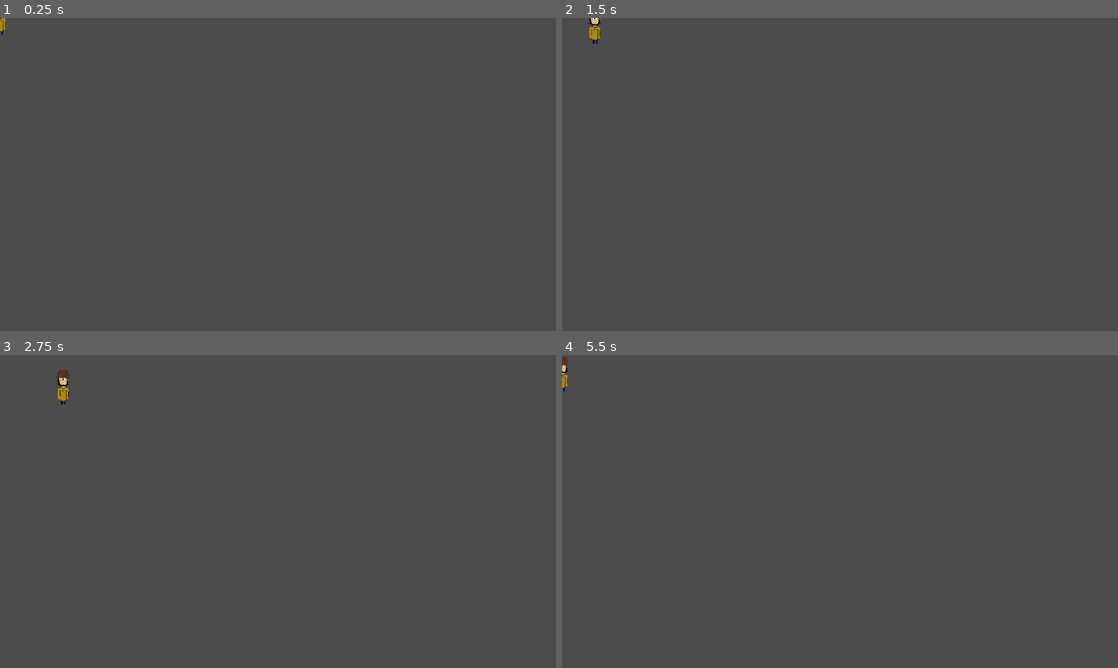
Above: before the commit, frames 1-4 (two rows, left to right).
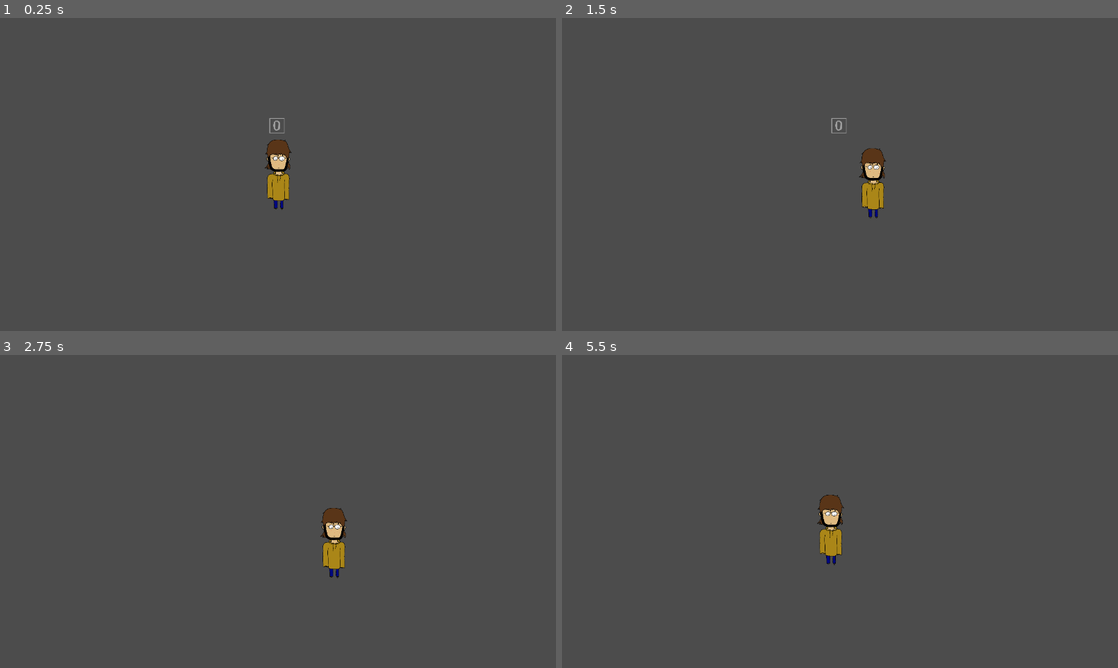
Above: after the commit, the same moments.

Repository: CeylenGames/5thAlakajam
Game: Godot game, scene res://World.tscn
Two runs of this game, one before a commit and one after it. Both use one fixed random seed, a clock stepped at 60 frames per second and the inputs below.
Inputs:
- Up to frame 1 (0.25 s): no input
- Up to frame 2 (1.5 s): tap Enter at 0.5 s; hold Right (ui_right) 0.53-1.28 s; tap Keypad 0 (combo_0) at 0.6 s; tap Keypad 1 (combo_1) at 0.8, 1.35 s; hold Down (ui_down) from 1.28 s (still down)
- Up to frame 3 (2.75 s): tap Keypad 0 (combo_0) at 1.55, 2.1 s; release Down (ui_down) at 2.03 s; hold Right (ui_right) from 2.03 s (still down); tap Keypad 1 (combo_1) at 2.3 s
- Up to frame 4 (5.5 s): release Right (ui_right) at 2.78 s; hold Up (ui_up) 2.78-3.53 s; tap Keypad 1 (combo_1) at 2.85, 3.8, 4.35, 5.3 s; tap Keypad 0 (combo_0) at 3.05, 3.6, 4.55, 5.1 s; hold Left (ui_left) 3.53-5.03 s; hold Down (ui_down) from 5.03 s (still down)

The runs differ from the first frame. In frame 1, 0.8% of the frame differs, in the area x 0-53%, y 0-62%; in frame 2, 0.9%; in frame 3, 0.9%, in the area x 10-63%, y 4-72%; in frame 4, 0.9%.
Error before the commit: Invalid get index '0' (on base: 'Nil'). (res://Scripts/Combo.gd:39)

Commit message:
combo finished

Diff:
--- /dev/null
+++ b/Prefabs/Combo.tscn
@@ -0,0 +1,40 @@
+[gd_scene load_steps=4 format=2]
+
+[ext_resource path="res://Scripts/Combo.gd" type="Script" id=1]
+[ext_resource path="res://images/0.png" type="Texture" id=2]
+[ext_resource path="res://images/1.png" type="Texture" id=3]
+
+[node name="Combo" type="Node"]
+
+script = ExtResource( 1 )
+Button0 = ExtResource( 2 )
+Button1 = ExtResource( 3 )
+combo = PoolIntArray( 0, 1, 0 )
+
+[node name="Timer" type="Timer" parent="." index="0"]
+
+process_mode = 1
+wait_time = 1.0
+one_shot = true
+autostart = false
+
+[node name="TextureRect" type="TextureRect" parent="." index="1"]
+
+anchor_left = 0.0
+anchor_top = 0.0
+anchor_right = 0.0
+anchor_bottom = 0.0
+margin_left = -20.0
+margin_top = -130.0
+margin_right = 334.0
+margin_bottom = 224.0
+rect_scale = Vector2( 0.1, 0.1 )
+rect_pivot_offset = Vector2( 0, 0 )
+rect_clip_content = false
+mouse_filter = 1
+mouse_default_cursor_shape = 0
+size_flags_horizontal = 1
+size_flags_vertical = 1
+texture = ExtResource( 2 )
+stretch_mode = 0
+_sections_unfolded = [ "Hint", "Rect", "Visibility" ]
--- a/Prefabs/Player.tscn
+++ b/Prefabs/Player.tscn
@@ -1,10 +1,25 @@
-[gd_scene load_steps=7 format=2]
+[gd_scene load_steps=9 format=2]
 
 [ext_resource path="res://Scripts/Player.gd" type="Script" id=1]
-[ext_resource path="res://images/perso.png" type="Texture" id=2]
-[ext_resource path="res://Scripts/Combo.gd" type="Script" id=3]
-[ext_resource path="res://images/0.png" type="Texture" id=4]
-[ext_resource path="res://images/1.png" type="Texture" id=5]
+[ext_resource path="res://images/dos.png" type="Texture" id=2]
+[ext_resource path="res://images/perso.png" type="Texture" id=3]
+[ext_resource path="res://Scripts/Combo.gd" type="Script" id=4]
+[ext_resource path="res://images/0.png" type="Texture" id=5]
+[ext_resource path="res://images/1.png" type="Texture" id=6]
+
+[sub_resource type="SpriteFrames" id=2]
+
+animations = [ {
+"frames": [ ExtResource( 2 ) ],
+"loop": true,
+"name": "Dos",
+"speed": 1.0
+}, {
+"frames": [ ExtResource( 3 ) ],
+"loop": true,
+"name": "Face",
+"speed": 1.0
+} ]
 
 [sub_resource type="CapsuleShape2D" id=1]
 
@@ -12,7 +27,7 @@
 radius = 10.0
 height = 60.0
 
-[node name="Player" type="KinematicBody2D"]
+[node name="Player" type="KinematicBody2D" index="0"]
 
 input_pickable = false
 collision_layer = 1
@@ -21,25 +36,26 @@
 script = ExtResource( 1 )
 Speed = 100
 
-[node name="Sprite" type="Sprite" parent="." index="0"]
+[node name="AnimatedSprite" type="AnimatedSprite" parent="." index="0"]
 
-scale = Vector2( 0.1, 0.1 )
-texture = ExtResource( 2 )
+scale = Vector2( 0.2, 0.2 )
+frames = SubResource( 2 )
+animation = "Face"
 _sections_unfolded = [ "Transform" ]
 
 [node name="CollisionShape2D" type="CollisionShape2D" parent="." index="1"]
 
-position = Vector2( -2.38419e-007, 0 )
-scale = Vector2( 1.53846, 1 )
+position = Vector2( 0.0708442, 0 )
+scale = Vector2( 2.31314, 2.09302 )
 shape = SubResource( 1 )
 _sections_unfolded = [ "Transform" ]
 
 [node name="Combo" type="Node" parent="." index="2"]
 
-script = ExtResource( 3 )
-Button0 = ExtResource( 4 )
-Button1 = ExtResource( 5 )
-combo = null
+script = ExtResource( 4 )
+Button0 = ExtResource( 5 )
+Button1 = ExtResource( 6 )
+combo = PoolIntArray( 0, 1, 0 )
 
 [node name="Timer" type="Timer" parent="Combo" index="0"]
 
@@ -54,17 +70,17 @@
 anchor_top = 0.0
 anchor_right = 0.0
 anchor_bottom = 0.0
-margin_left = -9.0
-margin_top = -60.0
-margin_right = 345.0
-margin_bottom = 294.0
-rect_scale = Vector2( 0.05, 0.05 )
+margin_left = -20.0
+margin_top = -130.0
+margin_right = 334.0
+margin_bottom = 224.0
+rect_scale = Vector2( 0.1, 0.1 )
 rect_pivot_offset = Vector2( 0, 0 )
 rect_clip_content = false
 mouse_filter = 1
 mouse_default_cursor_shape = 0
 size_flags_horizontal = 1
 size_flags_vertical = 1
-texture = ExtResource( 4 )
+texture = ExtResource( 5 )
 stretch_mode = 0
-_sections_unfolded = [ "Hint", "Visibility" ]
+_sections_unfolded = [ "Hint", "Rect", "Visibility" ]
--- a/Scripts/Combo.gd
+++ b/Scripts/Combo.gd
@@ -18,15 +18,23 @@
 	if Input.is_action_just_pressed("combo_0"):
 		$Timer.stop()
 		if combo[index] == 0:
-			update_ui()
 			index += 1
+			if index == combo.size():
+				$TextureRect.visible = false
+				is_combo_finished = true
+			else:
+				update_ui()
 			# Anim bon code
 		# Sinon anim faux
 	elif Input.is_action_just_pressed("combo_1"):
 		$Timer.stop()
 		if combo[index] == 1:
 			index += 1
-			update_ui()
+			if index == combo.size():
+				$TextureRect.visible = false
+				is_combo_finished = true
+			else:
+				update_ui()
 			# Anim bon code
 		#Sinon faux
 	else:
--- a/Scripts/Player.gd
+++ b/Scripts/Player.gd
@@ -11,9 +11,13 @@
 func get_events(delta):
 	if Input.is_action_pressed("ui_right"):
 		velocity.x += Speed
+		$AnimatedSprite.play("Face")
 	if Input.is_action_pressed("ui_left"):
 		velocity.x -= Speed
+		$AnimatedSprite.play("Face")
 	if Input.is_action_pressed("ui_up"):
 		velocity.y -= Speed
+		$AnimatedSprite.play("Dos")
 	if Input.is_action_pressed("ui_down"):
 		velocity.y += Speed
+		$AnimatedSprite.play("Face")
--- a/World.tscn
+++ b/World.tscn
@@ -2,9 +2,34 @@
 
 [ext_resource path="res://Prefabs/Player.tscn" type="PackedScene" id=1]
 
-[node name="World" type="Node" index="0"]
+[node name="World" type="Node"]
 
 [node name="Player" parent="." index="0" instance=ExtResource( 1 )]
+
+[node name="Camera2D" type="Camera2D" parent="Player" index="3"]
+
+anchor_mode = 1
+rotating = false
+current = true
+zoom = Vector2( 1, 1 )
+limit_left = -10000000
+limit_top = -10000000
+limit_right = 10000000
+limit_bottom = 10000000
+limit_smoothed = false
+drag_margin_h_enabled = true
+drag_margin_v_enabled = true
+smoothing_enabled = false
+smoothing_speed = 5.0
+offset_v = 0.0
+offset_h = 0.0
+drag_margin_left = 0.2
+drag_margin_top = 0.2
+drag_margin_right = 0.2
+drag_margin_bottom = 0.2
+editor_draw_screen = true
+editor_draw_limits = false
+editor_draw_drag_margin = false
 
 [node name="ParallaxBackground" type="ParallaxBackground" parent="." index="1"]
 
Not shown, added: images/dos.png.import
